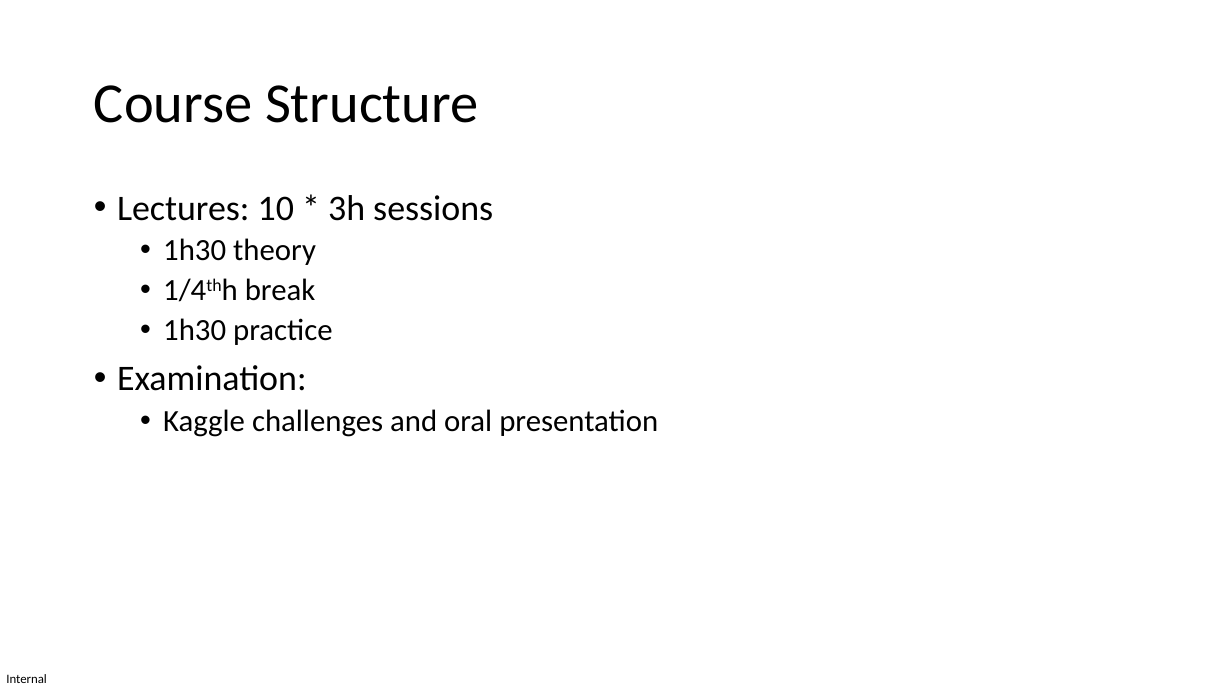
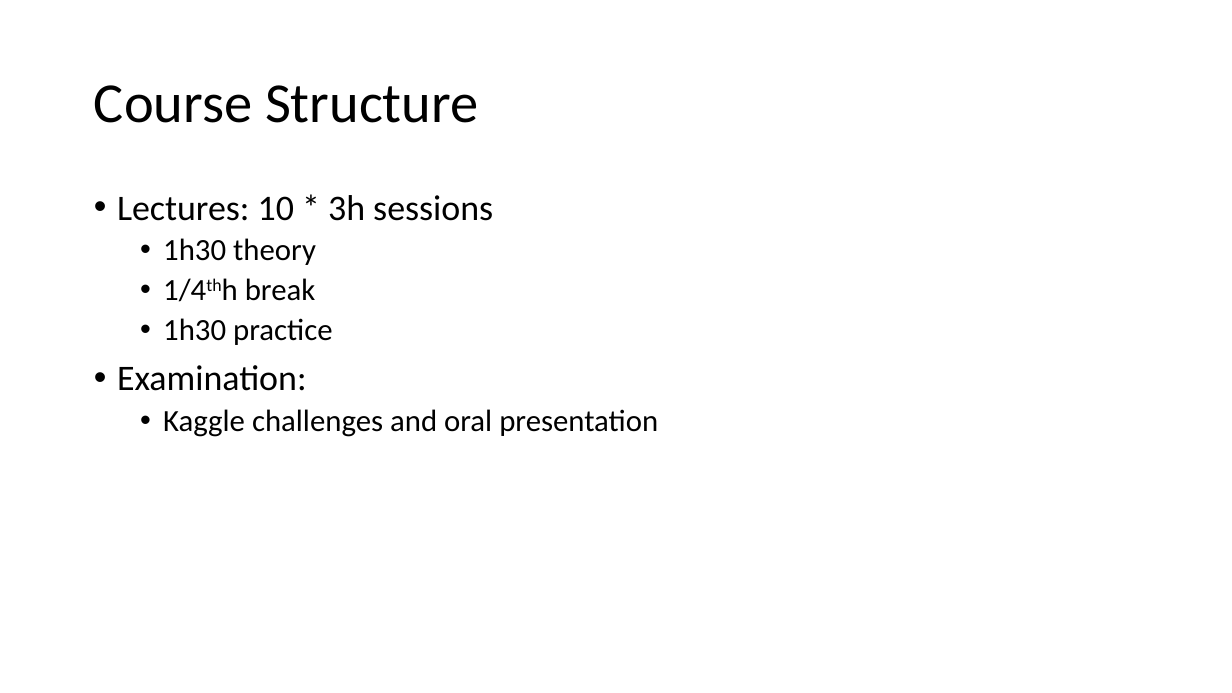
Before and after one commit to MICS-Lab/DeepLearningCourse2025, a slide deck: slide 2 of Slides/Slides_1.pptx. Drawn at 1232x693 pixels with LibreOffice and Linux fonts; fonts in the diff are those of the drawing. Boxes give left, top, right and bottom in pixels: in the first picture for what was removed or moved away, otherwise in the second. Text is boxed around its words. In the diff, an @@ line names an element or a change of style, - is before the commit and + after.

```diff
--- a/Slides/Slides_1.pptx
+++ b/Slides/Slides_1.pptx
@@ text removed at box(6, 674, 47, 683) @@
-Internal
```
Also in this commit, not shown: 33 other slides changed, 1 other file.
